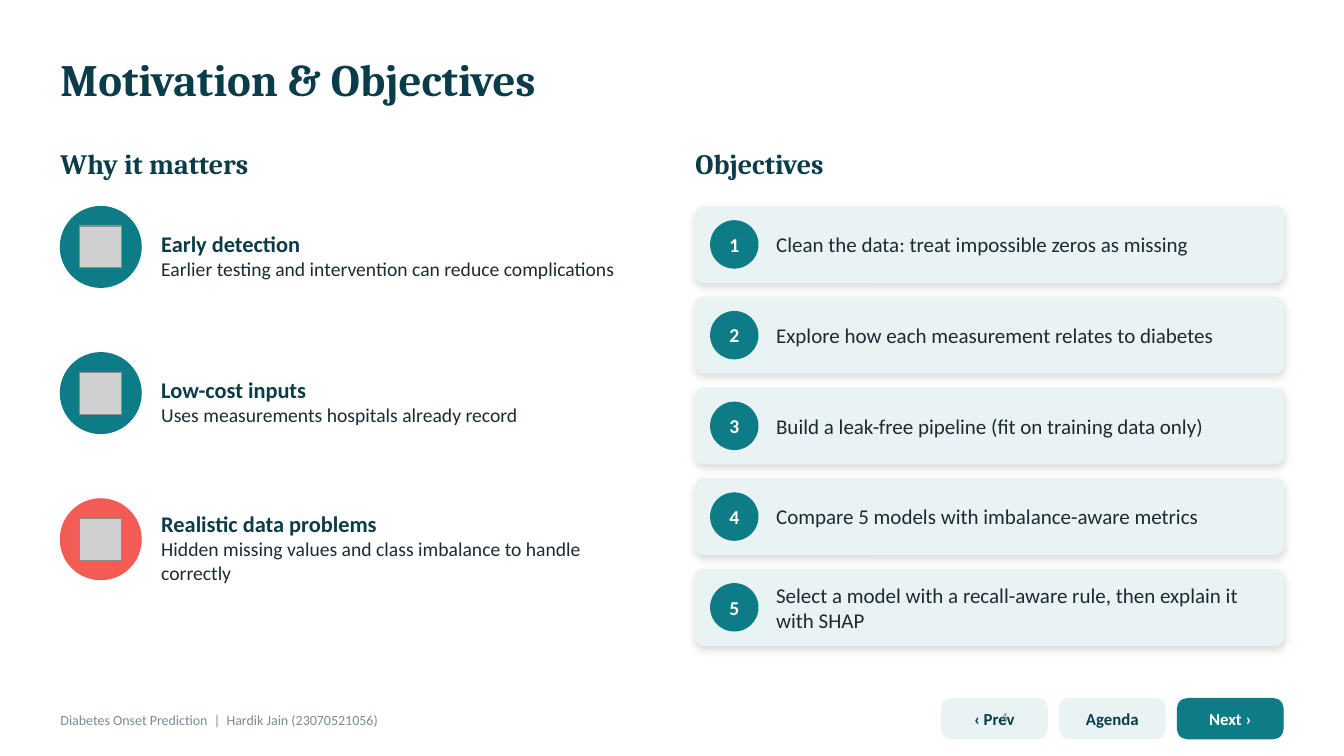
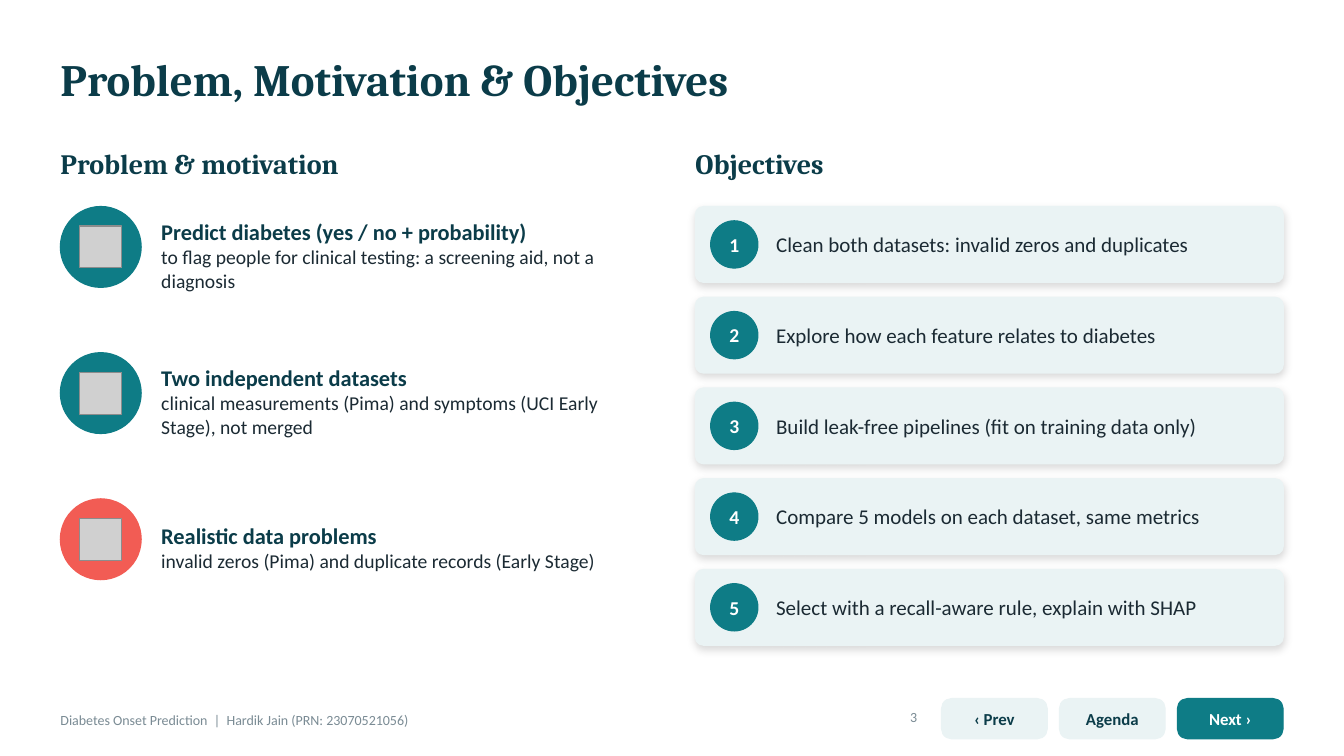
Before and after one commit to hardikjain2005/-Predictive-Analytics-CA-3-Diabetes-Onset-Prediction-Using-Machine-Learning, a slide deck: slide 3 of Diabetes_Onset_Prediction_Presentation .pptx (slide 4 before the commit). Drawn at 1344x756 pixels with LibreOffice and Linux fonts; fonts in the diff are those of the drawing; grey boxes stand for pictures. Boxes give left, top, right and bottom in pixels: in the first picture for what was removed or moved away, otherwise in the second. Text is boxed around its words. In the diff, an @@ line names an element or a change of style, - is before the commit and + after.

```diff
--- a/Diabetes_Onset_Prediction_Presentation .pptx
+++ b/Diabetes_Onset_Prediction_Presentation .pptx
@@ title at [60,65,728,106]: text changed @@
-Motivation & Objectives
+Problem, Motivation & Objectives
@@ text at [60,154,338,175]: text changed @@
-Why it matters
+Problem & motivation
@@ text at [161,223,594,292]: text changed @@
-Early detection
-Earlier testing and intervention can reduce complications
+Predict diabetes (yes / no + probability)
+to flag people for clinical testing: a screening aid, not a diagnosis
@@ text at [776,237,1188,256]: text changed @@
-Clean the data: treat impossible zeros as missing
+Clean both datasets: invalid zeros and duplicates
@@ text at [776,328,1156,347]: text changed @@
-Explore how each measurement relates to diabetes
+Explore how each feature relates to diabetes
@@ text at [161,370,598,438]: text changed @@
-Low-cost inputs
-Uses measurements hospitals already record
+Two independent datasets
+clinical measurements (Pima) and symptoms (UCI Early Stage), not merged
@@ text at [776,419,1196,438]: text changed @@
-Build a leak-free pipeline (fit on training data only)
+Build leak-free pipelines (fit on training data only)
@@ text at [776,509,1199,528]: text changed @@
-Compare 5 models with imbalance-aware metrics
+Compare 5 models on each dataset, same metrics
@@ text at [161,554,595,572]: text changed @@
-Hidden missing values and class imbalance to handle correctly
+invalid zeros (Pima) and duplicate records (Early Stage)
@@ text at [776,600,1196,619]: text changed @@
-Select a model with a recall-aware rule, then explain it with SHAP
+Select with a recall-aware rule, explain with SHAP
@@ text at [60,715,408,727]: text changed @@
-Diabetes Onset Prediction | Hardik Jain (23070521056)
+Diabetes Onset Prediction | Hardik Jain (PRN: 23070521056)
@@ page number at [910,713,917,722]: text changed @@
-4
+3
```
Also in this commit, not shown: 11 other slides changed, 2 slides added, 10 slides removed, 2 other files.
